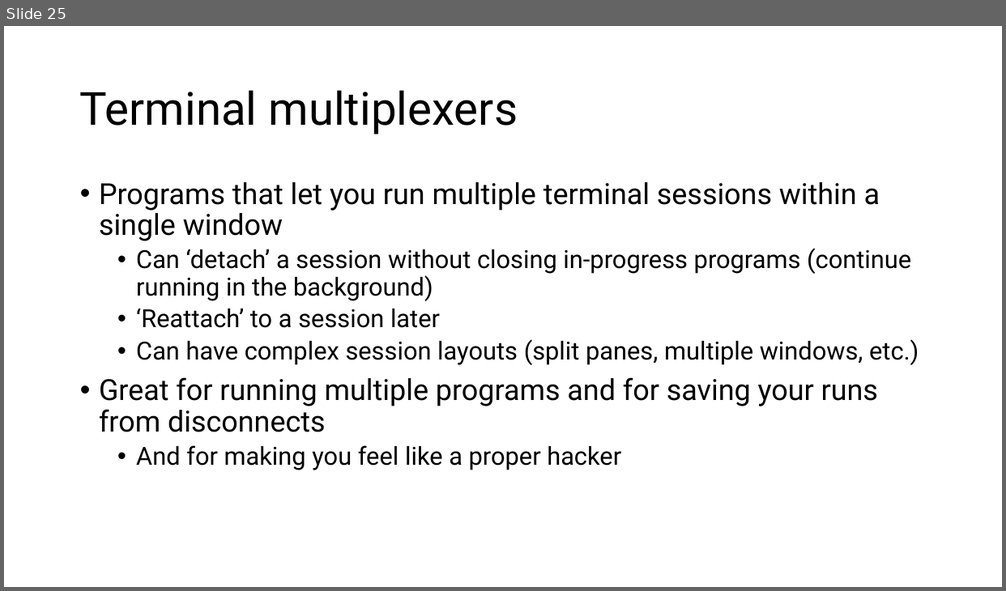
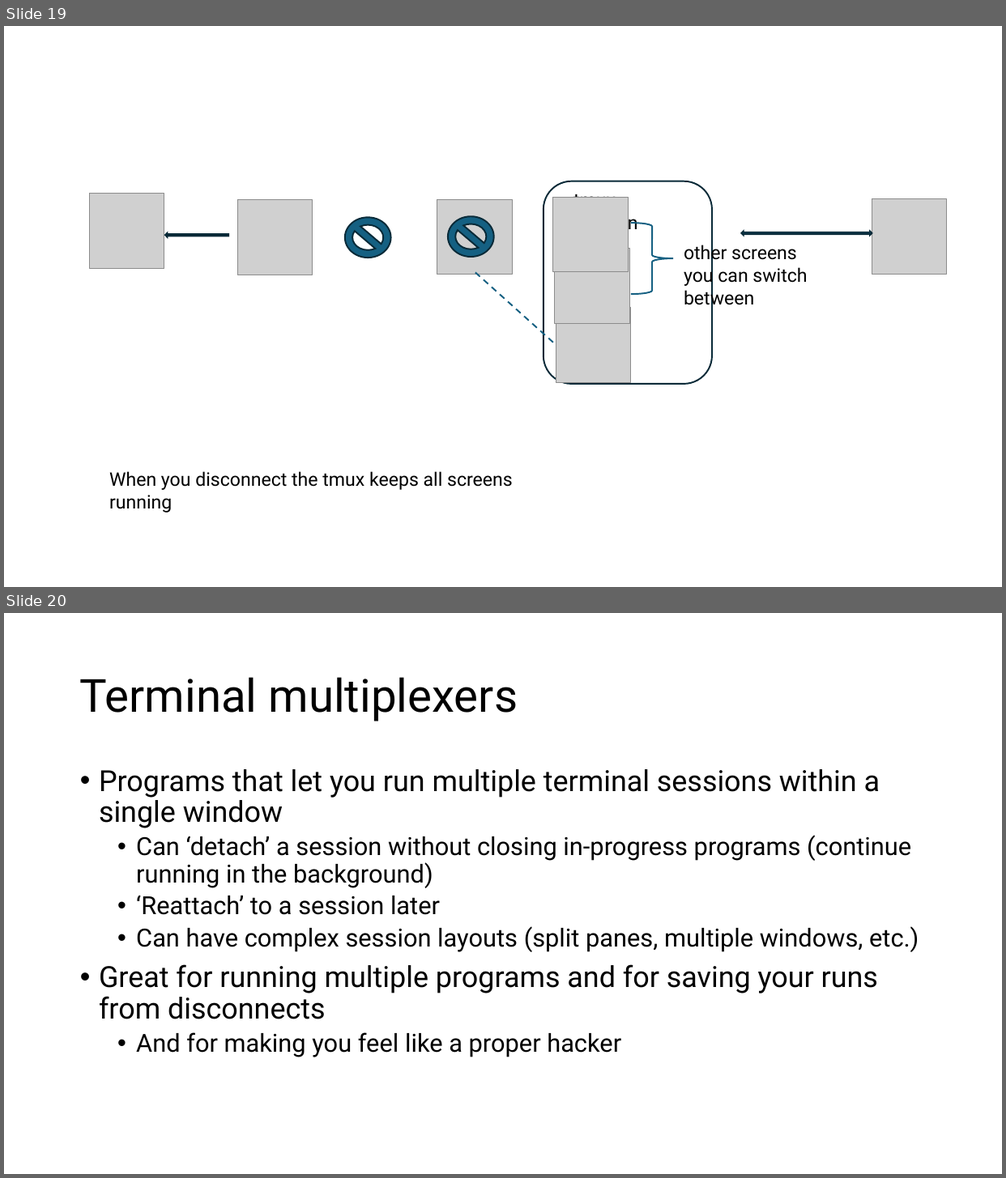
Before and after one commit to harvardinformatics/short-trainings, a slide deck: cmd-line-101/cmdline_tips_draft.pptx. Shown one above the other, each under a label of ours: slide 25 before the commit, slides 19 and 20 after it. The pictures are 1006x591 and 1006x1178 pixels, drawn with LibreOffice and Linux fonts; fonts in the diff are those of the drawing; grey boxes stand for pictures. Boxes give left, top, right and bottom in pixels: in the first picture for what was removed or moved away, otherwise in the second. Text is boxed around its words. In the diff, an @@ line names an element or a change of style, - is before the commit and + after.

```diff
--- a/cmd-line-101/cmdline_tips_draft.pptx
+++ b/cmd-line-101/cmdline_tips_draft.pptx
@@ slide 19 added at [4,26,1002,587], background #FFFFFF @@
@@ picture added at [89,194,164,268] @@
@@ rounded rectangle added at [543,182,712,385], outline #092A39 1.5 pt @@
@@ text added at [573,190,637,233], 18 pt, text #000000 @@
+tmux session
@@ picture added at [237,200,313,275] @@
@@ no-entry sign added at [345,218,390,258], fill #156082, outline #092A39 1.5 pt @@
@@ picture added at [437,199,513,275] @@
@@ no-entry sign added at [448,217,493,258], fill #156082, outline #092A39 1.5 pt @@
@@ picture added at [552,198,628,272] @@
@@ picture added at [872,199,948,275] @@
@@ left arrow added at [165,233,228,237], fill #156082, outline #092A39 1.5 pt @@
@@ right brace added at [632,223,673,294], outline #156082 1.5 pt @@
@@ text added at [684,243,807,309], 18 pt, text #000000 @@
+other screens you can switch between
@@ left right arrow added at [741,231,872,235], fill #156082, outline #092A39 1.5 pt @@
@@ picture added at [555,248,630,323] @@
@@ line added from (475, 272) to (556, 345), #156082 1.5 pt dashed @@
@@ picture added at [556,308,632,382] @@
@@ text added at [109,472,513,513], 18 pt, text #000000 @@
+When you disconnect the tmux keeps all screens running
@@ what was slide 25 is now slide 20 @@
```
Also in this commit, not shown: 21 slides changed, 13 other slides added.
